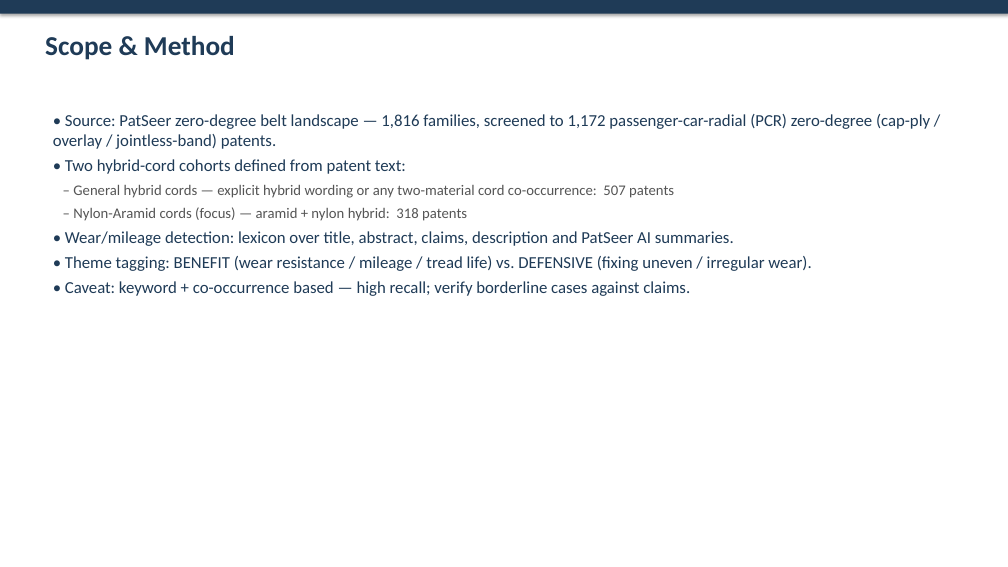
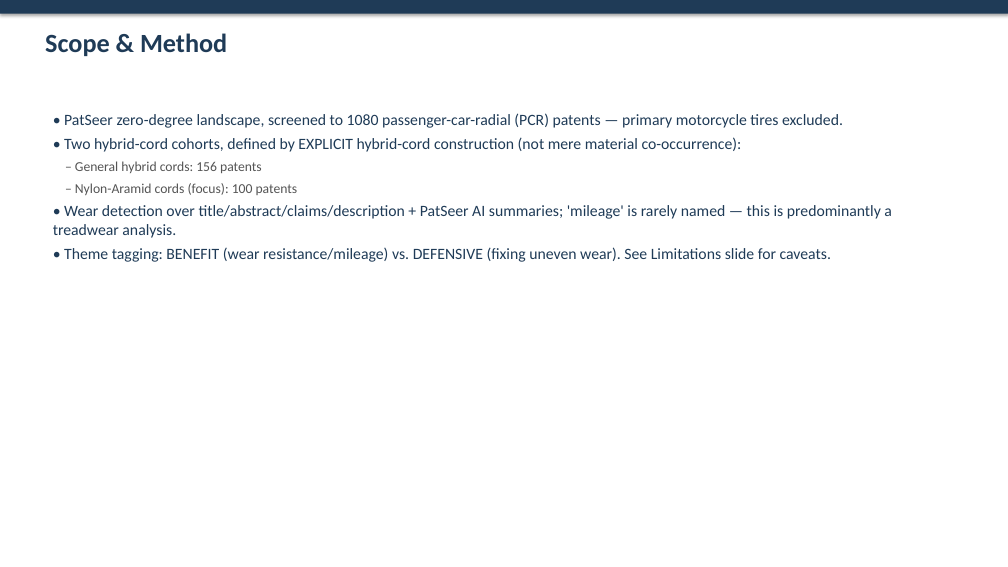
Before and after one commit to sreeharshahr09-gif/Sri, a slide deck: slide 2 of reports/Hybrid_Cord_Wear_Analysis.pptx. Drawn at 1008x567 pixels with LibreOffice and Linux fonts; fonts in the diff are those of the drawing. Boxes give left, top, right and bottom in pixels: in the first picture for what was removed or moved away, otherwise in the second. Text is boxed around its words. In the diff, an @@ line names an element or a change of style, - is before the commit and + after.

```diff
--- a/reports/Hybrid_Cord_Wear_Analysis.pptx
+++ b/reports/Hybrid_Cord_Wear_Analysis.pptx
@@ text "Scope & Method" at bbox=[45, 33, 227, 56]: size 26 to 25 pt @@
@@ text at bbox=[53, 113, 892, 262]: text changed; size 16 to 15 pt @@
-• Source: PatSeer zero-degree belt landscape — 1,816 families, screened to 1,172 passenger-car-radial (PCR) zero-degree (cap-ply / overlay / jointless-band) patents.
-• Two hybrid-cord cohorts defined from patent text:
-– General hybrid cords — explicit hybrid wording or any two-material cord co-occurrence: 507 patents
-– Nylon-Aramid cords (focus) — aramid + nylon hybrid: 318 patents
-• Wear/mileage detection: lexicon over title, abstract, claims, description and PatSeer AI summaries.
-• Theme tagging: BENEFIT (wear resistance / mileage / tread life) vs. DEFENSIVE (fixing uneven / irregular wear).
-• Caveat: keyword + co-occurrence based — high recall; verify borderline cases against claims.
+• PatSeer zero-degree landscape, screened to 1080 passenger-car-radial (PCR) patents — primary motorcycle tires excluded.
+• Two hybrid-cord cohorts, defined by EXPLICIT hybrid-cord construction (not mere material co-occurrence):
+– General hybrid cords: 156 patents
+– Nylon-Aramid cords (focus): 100 patents
+• Wear detection over title/abstract/claims/description + PatSeer AI summaries; 'mileage' is rarely named — this is predominantly a treadwear analysis.
+• Theme tagging: BENEFIT (wear resistance/mileage) vs. DEFENSIVE (fixing uneven wear). See Limitations slide for caveats.
```
Also in this commit, not shown: 6 other slides changed, 3 slides added, 4 slides removed, 14 other files.
